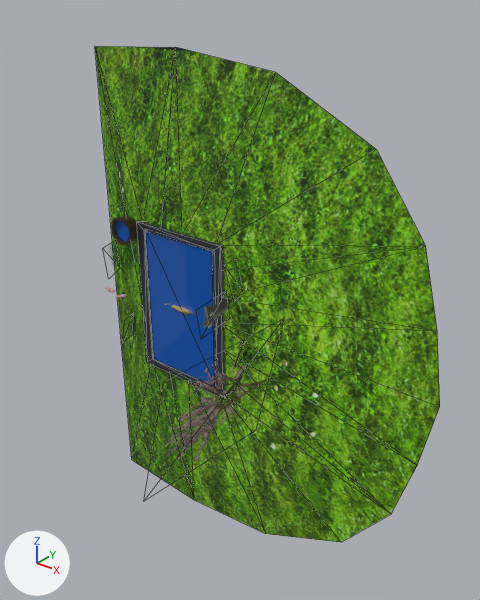
What one commit did to the OBJ model models/laghetto.obj.
The view is the same before and after, from a camera (50 mm lens) standing at (12.87, -13.25, 9.19) and looking at (2.45, -0.23, 1.12). Every picture has the same lights, and +X, +Y and +Z are marked at lower left. Mesh edges are drawn as thin lines on the coarser meshes. Where no turn or scale is listed for an object, it has been applied to the vertices.

Objects in the first picture: 'Laghetto_19', 'Secchio_15', 'Sfondo_18', 'Vasca_16'.
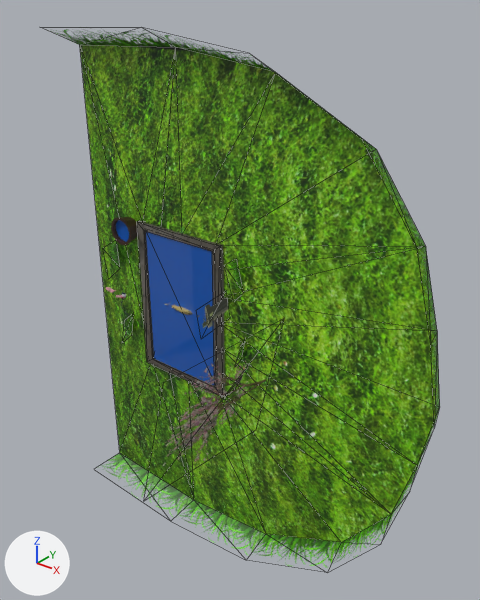
What differs and where, as boxes [x1, y1, x2, y2] in the pictures (480 x 600 px):
'Sfondo_18', reshaped (13% wider, 9% taller)
    before: [95, 46, 440, 542]
    after: [51, 27, 440, 568]
part 1 of me_sfondo_18, built on
    before: [95, 46, 194, 500]
    after: [51, 27, 440, 568]

The change, as a diff of the scene's bpy script:
```diff
--- a/models/laghetto.obj.py
+++ b/models/laghetto.obj.py
@@ me_sfondo_18 @@
 # used by ob_sfondo_18; location = (0.0, 0.0, 0.0)
-me_sfondo_18.from_pydata(...)  # 54 vertices, 40 faces; spans x -3.0..8.4, y -4.5..0.1, z -7.6..7.6
+me_sfondo_18.from_pydata(...)  # 67 vertices, 64 faces; spans x -4.3..8.6, y -4.5..0.1, z -8.1..8.1
+# me_sfondo_18 part 1
+# 2 vertices move from x -3.0, y 0.0, z -7.4..7.4 to x -3.7, y 0.0, z -7.4..7.4
+# 13 vertices are added at x -4.3..8.6, y -0.9, z -8.1..8.1
+# 24 new faces join them, mat_mat_erbetta
 me_sfondo_18.materials.append(mat_mat_prato)
```
